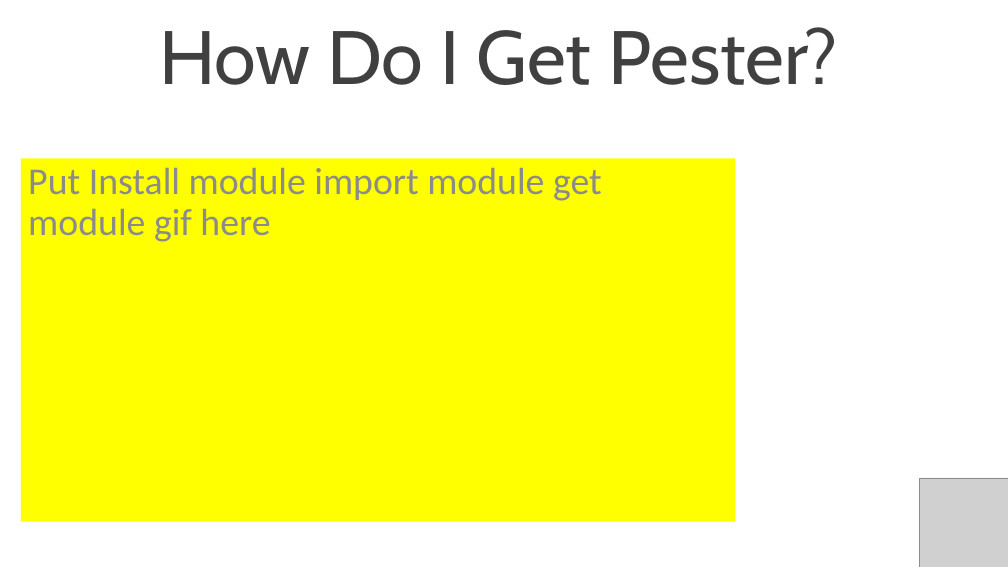
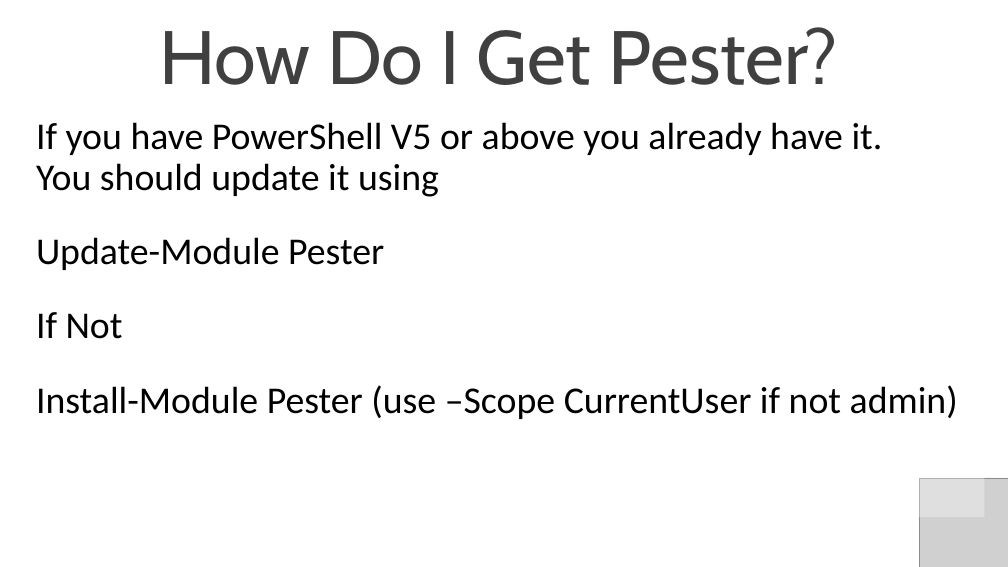
Before and after one commit to SQLDBAWithABeard/Presentations, a slide deck: slide 4 of TUGAIT 2017 - Pester/TUGAIT 2017 - Introduction to Pester.pptx. Drawn at 1008x567 pixels with LibreOffice and Linux fonts; fonts in the diff are those of the drawing; grey boxes stand for pictures; background and template pictures are left out. Boxes give left, top, right and bottom in pixels: in the first picture for what was removed or moved away, otherwise in the second. Text is boxed around its words. In the diff, an @@ line names an element or a change of style, - is before the commit and + after.

```diff
--- a/TUGAIT 2017 - Pester/TUGAIT 2017 - Introduction to Pester.pptx
+++ b/TUGAIT 2017 - Pester/TUGAIT 2017 - Introduction to Pester.pptx
@@ text "If you have PowerShell V5 ...": place and size @@
-text "If you have PowerShell V5 ..." at bbox=[21, 159, 736, 522]
+text "If you have PowerShell V5 ..." at bbox=[36, 122, 958, 419]
@@ text "If you have PowerShell V5 ..." at bbox=[36, 122, 958, 419]: fill #FFFF00 to none @@
@@ text at bbox=[36, 122, 958, 419]: text changed; text colour #8C8C8C to #000000 @@
-Put Install module import module get module gif here
+If you have PowerShell V5 or above you already have it.
+You should update it using
+Update-Module Pester
+If Not
+Install-Module Pester (use –Scope CurrentUser if not admin)
```
Also in this commit, not shown: 3 other slides changed.
